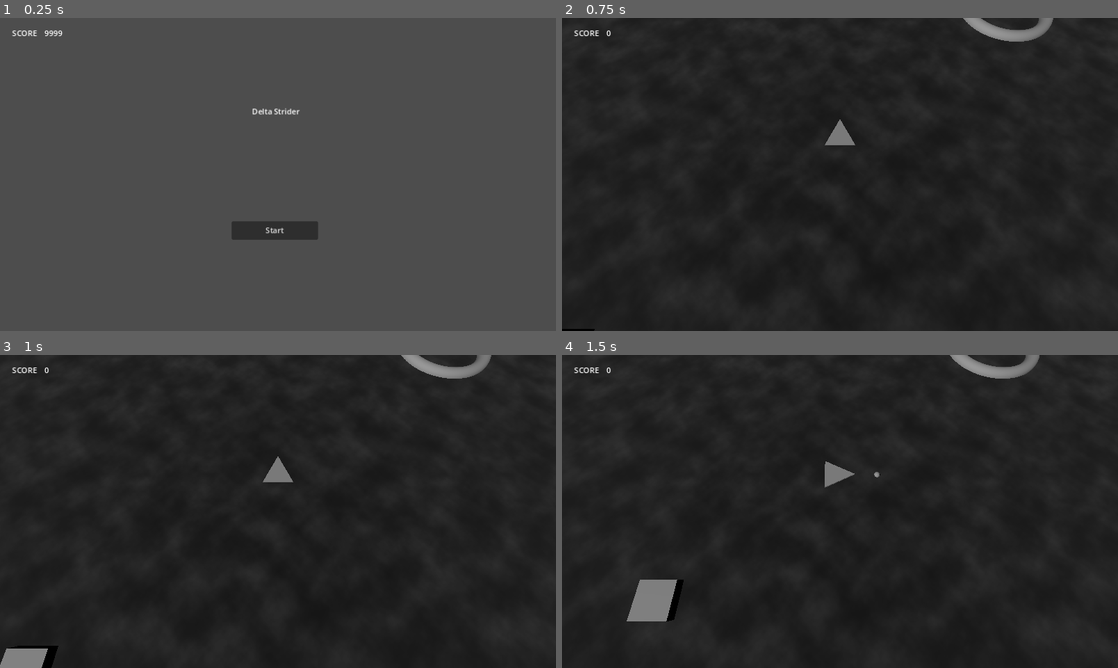
Above: before the commit, frames 1-4 (two rows, left to right).
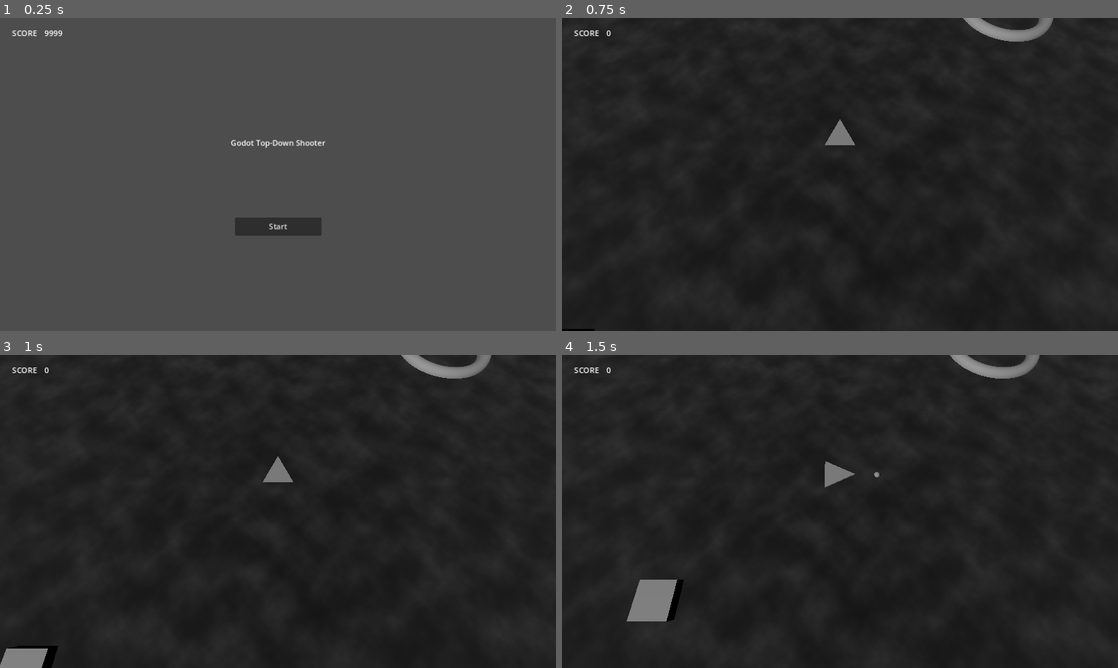
Above: after the commit, the same moments.

Repository: korinVR/TopDownShooterExample
Game: Godot game, scene res://main.tscn
Same seed, same stepped clock (60 frames per second), same inputs: the game is played once before the commit and once after it.
Inputs:
- Up to frame 1 (0.25 s): no input
- Up to frame 2 (0.75 s): click "Start" at 0.5 s
- Up to frame 3 (1 s): no input
- Up to frame 4 (1.5 s): hold Right (ui_right) from 1.28 s (still down); tap Space (Fire) at 1.35 s

The runs differ from the first frame. In frame 1, 0.8% of the frame differs, in the area x 41-59%, y 28-71%; in frame 2, nothing differs; in frame 3, nothing differs; in frame 4, nothing differs.

Commit message:
Change title and stretch viewport

Diff:
--- a/main.tscn
+++ b/main.tscn
@@ -24,7 +24,6 @@
 text = "SCORE"
 
 [node name="Score" type="Label" parent="HUD/ScoreLabel"]
-layout_mode = 0
 offset_left = 67.0
 offset_right = 118.0
 offset_bottom = 26.0
--- a/title/title.tscn
+++ b/title/title.tscn
@@ -3,20 +3,34 @@
 [ext_resource type="Script" path="res://title/title.gd" id="1_p4tv6"]
 
 [node name="Title" type="Node2D"]
+position = Vector2(576, 324)
 script = ExtResource("1_p4tv6")
 
 [node name="Button" type="Button" parent="."]
-offset_left = 480.0
-offset_top = 421.0
-offset_right = 659.0
-offset_bottom = 459.0
+anchors_preset = 8
+anchor_left = 0.5
+anchor_top = 0.5
+anchor_right = 0.5
+anchor_bottom = 0.5
+offset_left = -89.5
+offset_top = 89.0
+offset_right = 89.5
+offset_bottom = 127.0
+grow_horizontal = 2
+grow_vertical = 2
 size_flags_horizontal = 4
 size_flags_vertical = 4
 text = "Start"
 
 [node name="Label" type="Label" parent="."]
-offset_left = 522.0
-offset_top = 182.0
-offset_right = 620.0
-offset_bottom = 208.0
-text = "Delta Strider"
+anchors_preset = -1
+anchor_right = 1.0
+anchor_bottom = 1.0
+offset_left = -98.0
+offset_top = -77.0
+offset_right = 98.0
+offset_bottom = -51.0
+grow_horizontal = 2
+grow_vertical = 2
+text = "Godot Top-Down Shooter"
+horizontal_alignment = 1
